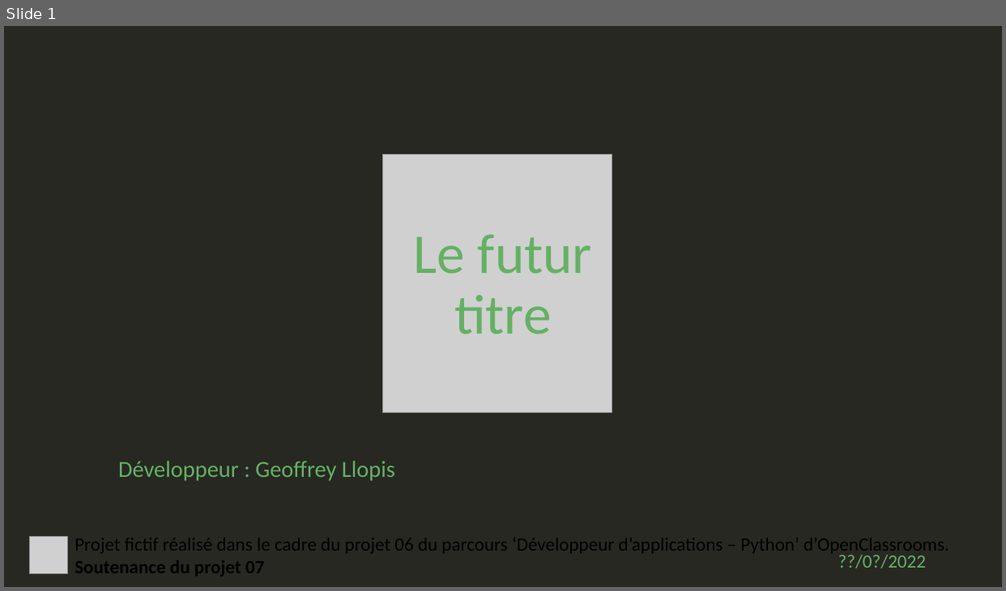
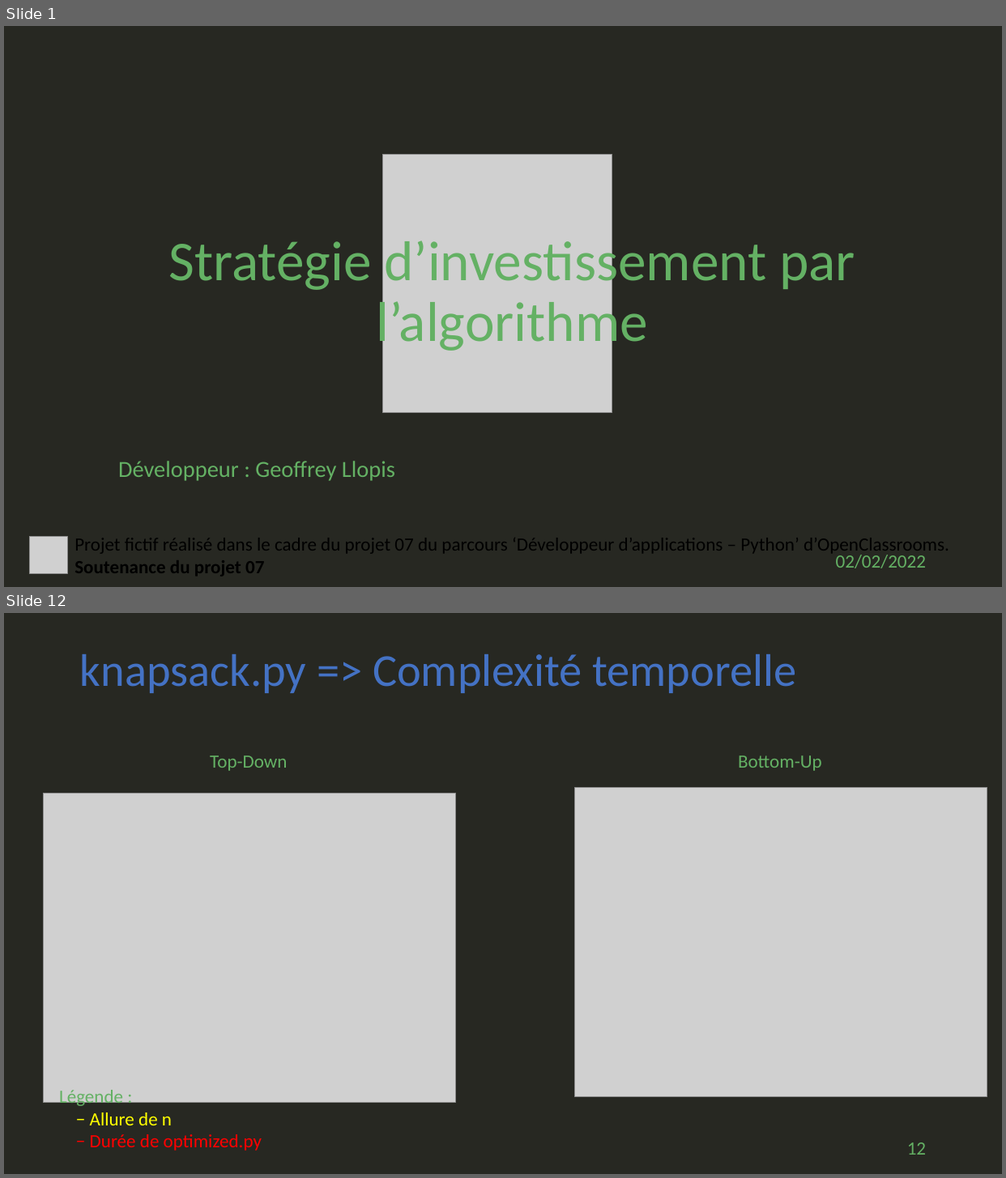
Before and after one commit to geoffrey-ll/OC_P07_Algorithmique, a slide deck: p07_slide.pptx. Shown one above the other, each under a label of ours: slide 1 before the commit, slides 1 and 12 after it; the slides between them are not shown. The pictures are 1006x591 and 1006x1178 pixels, drawn with LibreOffice and Linux fonts; fonts in the diff are those of the drawing; grey boxes stand for pictures. Boxes give left, top, right and bottom in pixels: in the first picture for what was removed or moved away, otherwise in the second. Text is boxed around its words. In the diff, an @@ line names an element or a change of style, - is before the commit and + after.

Commit message:
Présentation :     - Slides terminés.
knapsack.py - Bottom-up.
    - Optimisation. env 5s de gagné pour dataset1

```diff
--- a/p07_slide.pptx
+++ b/p07_slide.pptx
@@ slide 12 added at [4, 613, 1002, 1174], background #272822 @@
@@ title added at [80, 654, 796, 693], 44 pt, text #4472C4 @@
+knapsack.py => Complexité temporelle
@@ text added at [210, 756, 287, 771], 18 pt, text #64B164 @@
+Top-Down
@@ text added at [738, 756, 822, 771], 18 pt, text #64B164 @@
+Bottom-Up
@@ picture added at [43, 794, 455, 1102] @@
@@ picture added at [574, 787, 987, 1097] @@
@@ text added at [59, 1090, 262, 1151], 18 pt, text #FF0000 @@
+Légende :
+− Allure de n
+− Durée de optimized.py
@@ page number added at [907, 1143, 926, 1155], 18 pt, text #64B164 @@
+12
@@ slide 1 changed as well @@
@@ title at [168, 233, 855, 355]: text changed @@
-Le futur
-titre
+Stratégie d’investissement par l’algorithme
@@ text at [74, 533, 949, 556]: text changed @@
-Projet fictif réalisé dans le cadre du projet 06 du parcours ‘Développeur d’applications – Python’ d’OpenClassrooms.
+Projet fictif réalisé dans le cadre du projet 07 du parcours ‘Développeur d’applications – Python’ d’OpenClassrooms.
@@ text at [836, 555, 926, 569]: text changed @@
-??/0?/2022
+02/02/2022
```
Also in this commit, not shown: 5 other slides changed, 10 other slides added, 7 slides removed, 7 other files.
